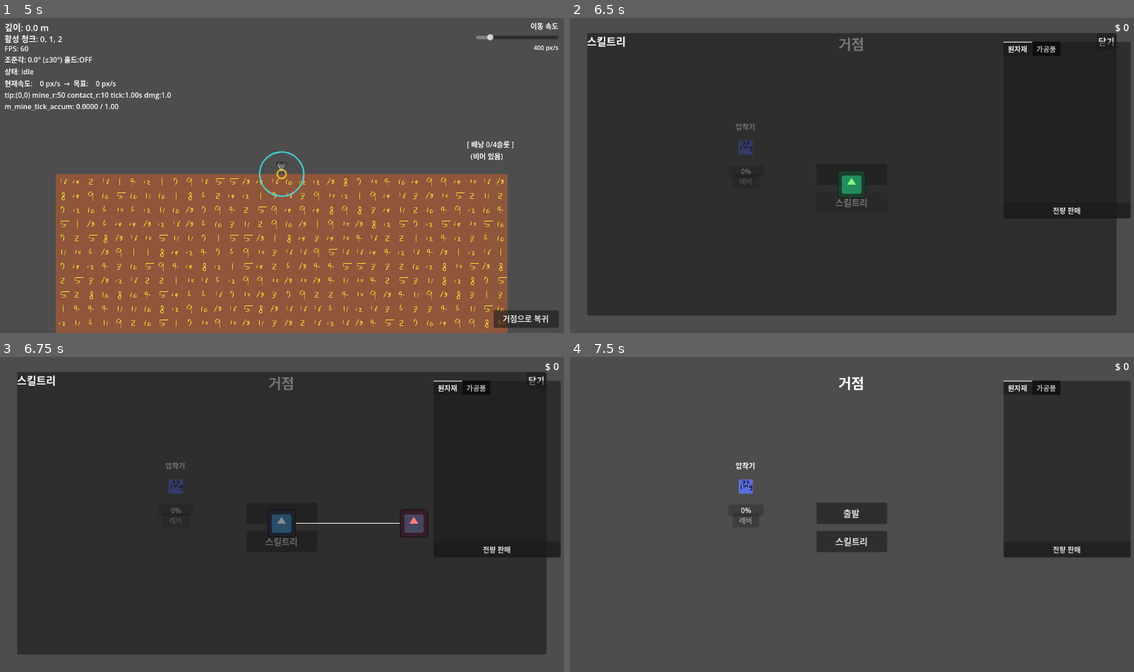
Above: before the commit, frames 1-4 (two rows, left to right).
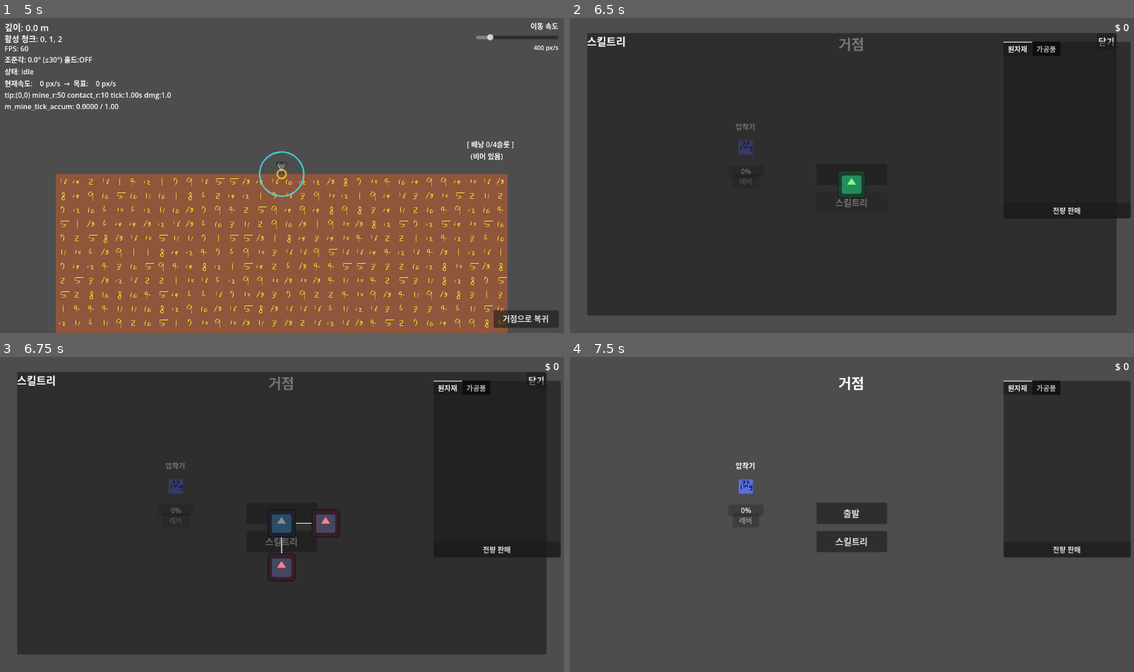
Above: after the commit, the same moments.

Repository: illwsion/Dig-Down-the-Planet
Game: Godot game, scene res://scenes/GameRoot.tscn
Same seed, same stepped clock (60 frames per second), same inputs: the game is played once before the commit and once after it. The engine's default icon, where the game draws it, is replaced by a stand-in: a white triangle on a blue panel in a dark square.
Inputs (mouse positions are in pixels of both pictures, inside the frame that each line leads up to):
- Up to frame 1 (5 s): click "출발" at 0.5 s; click "거점으로 복귀" at 1.25 s; click "스킬트리" at 2 s; click "닫기" at 2.75 s; click "전량 판매" at 3.5 s; click "출발" at 4.25 s
- Up to frame 2 (6.5 s): click "거점으로 복귀" at 5 s; click "스킬트리" at 5.75 s
- Up to frame 3 (6.75 s): click (282, 523) at 6.5 s
- Up to frame 4 (7.5 s): click "닫기" at 7.25 s

Frames 1-2 are identical in both runs. In frame 3, 0.8% of the frame differs, in the area x 47-76%, y 48-72%; in frame 4, nothing differs.

Commit message:
feat: drill 스킬 적용 구현

Diff:
--- /dev/null
+++ b/autoload/StatSystem.gd
@@ -0,0 +1,57 @@
+extends Node
+
+## 스킬 효과를 게임플레이 수치에 반영하는 중간 계층.
+## 각 스탯의 기본값(base)을 보관하고, GameState.learned_skills를 기반으로
+## 모든 스킬 보너스를 합산한 최종값을 제공한다.
+##
+## 최종값 = 기본값 + Σ(value_per_level × current_level)  [해당 stat_id 스킬 효과 전체 합산]
+
+## { stat_id: StringName → base: float }
+## Drill.gd._ready() 이전(Hub 화면)에도 툴팁이 올바른 수치를 보여줄 수 있도록
+## Drill.gd의 @export 기본값과 동일한 값으로 미리 선언해둔다.
+var m_bases: Dictionary = {}
+
+## SkillDatabase.load_all() 결과 캐시. get_final() 최초 호출 시 lazy load.
+var m_skill_defs: Array[SkillDef] = []
+var m_skill_defs_loaded: bool = false
+
+
+func get_final(_stat_id: StringName) -> float:
+	_ensure_skill_defs_loaded()
+	var base: float = m_bases.get(_stat_id, 0.0)
+	var bonus: float = 0.0
+	for skillDef in m_skill_defs:
+		var level: int = GameState.learned_skills.get(skillDef.id, 0)
+		if level <= 0:
+			continue
+		for effect in skillDef.effects:
+			if effect.stat_id == _stat_id:
+				bonus += effect.value_per_level * level
+	return base + bonus
+
+
+## Drill._ready()에서 호출. 인스펙터 설정값으로 하드코딩 기본값을 덮어씌운다.
+func register_base(_stat_id: StringName, _value: float) -> void:
+	m_bases[_stat_id] = _value
+
+
+func _ensure_skill_defs_loaded() -> void:
+	if m_skill_defs_loaded:
+		return
+	m_skill_defs = SkillDatabase.load_all()
+	m_skill_defs_loaded = true
+
+
+func _ready() -> void:
+	m_bases = {
+		&"mine_damage_per_tick":     1.0,
+		&"mine_radius":              50.0,
+		&"mine_contact_radius":      10.0,
+		&"mine_tick_interval":       1.0,
+		&"move_speed_max":           400.0,
+		&"move_acceleration":        400.0,
+		&"aim_angle_limit_deg":      30.0,
+		&"aim_turn_max_deg_per_sec": 54.0,
+		&"fuel_max":                 100.0,
+		&"fuel_drain_per_second":    5.0,
+	}
--- a/project.godot
+++ b/project.godot
@@ -19,6 +19,7 @@
 
 GameState="*res://autoload/GameState.gd"
 ItemDatabase="*uid://pu7yyw7dhdcr"
+StatSystem="*res://autoload/StatSystem.gd"
 
 [display]
 
--- a/resources/skills/skill_database.csv
+++ b/resources/skills/skill_database.csv
@@ -1,3 +1,4 @@
 id,display_name,description,max_level,dollar_cost_base,dollar_cost_growth,ore_id,ore_amount_base,ore_amount_growth,effect_1_stat,effect_1_value,effect_2_stat,effect_2_value,effect_3_stat,effect_3_value,prerequisites,unlocks,pos_x,pos_y
-drill_basic,드릴 기본,드릴을 처음 얻는다.,1,0,0,,0,0,,,,,,,,drill_damage,0,0
-drill_damage,드릴 세기 업그레이드,드릴의 채굴 대미지를 높인다.,3,1,1,,0,0,mine_damage_per_tick,1,,,,,drill_basic,,300,0
+drill_basic,드릴 기본,드릴을 처음 얻는다.,1,0,0,,0,0,,,,,,,,drill_damage;drill_speed,0,0
+drill_damage,드릴 세기 업그레이드,드릴의 채굴 대미지를 높인다.,3,1,1,,0,0,mine_damage_per_tick,1,,,,,drill_basic,,100,0
+drill_speed,드릴 속도 업그레이드,드릴의 최대 속도를 높인다.,3,1,1,,0,0,move_speed_max,2,,,,,drill_basic,,0,100
--- a/scenes/hub/Hub.gd
+++ b/scenes/hub/Hub.gd
@@ -20,6 +20,7 @@
 	m_skill_tree_button.pressed.connect(_on_skill_tree_button_pressed)
 	m_close_button.pressed.connect(_on_close_button_pressed)
 	m_inventory_panel.dollars_changed.connect(update_dollars_label)
+	GameState.dollars_changed.connect(update_dollars_label)
 	m_inventory_panel.refresh()
 	update_dollars_label()
 
--- a/scripts/player/Drill.gd
+++ b/scripts/player/Drill.gd
@@ -95,6 +95,20 @@
 	m_collision_shape.shape = poly
 	fuel = fuel_max
 	_sync_rotation_from_aim()
+	_register_stats()
+
+
+func _register_stats() -> void:
+	StatSystem.register_base(&"mine_damage_per_tick",    mine_damage_per_tick)
+	StatSystem.register_base(&"mine_radius",              mine_radius)
+	StatSystem.register_base(&"mine_contact_radius",      mine_contact_radius)
+	StatSystem.register_base(&"mine_tick_interval",       mine_tick_interval)
+	StatSystem.register_base(&"move_speed_max",           move_speed_max)
+	StatSystem.register_base(&"move_acceleration",        move_acceleration)
+	StatSystem.register_base(&"aim_angle_limit_deg",      aim_angle_limit_deg)
+	StatSystem.register_base(&"aim_turn_max_deg_per_sec", aim_turn_max_deg_per_sec)
+	StatSystem.register_base(&"fuel_max",                 fuel_max)
+	StatSystem.register_base(&"fuel_drain_per_second",    fuel_drain_per_second)
 
 
 func _physics_process(delta: float) -> void:
@@ -153,10 +167,15 @@
 	var world: Node = get_parent().get_node_or_null("World") if get_parent() else null
 	if world == null or not world.has_method("apply_mine_damage_at_world"):
 		return
+	var tickInterval := maxf(StatSystem.get_final(&"mine_tick_interval"), 0.05)
 	m_mine_tick_accum += delta
-	while m_mine_tick_accum >= mine_tick_interval:
-		m_mine_tick_accum -= mine_tick_interval
-		world.apply_mine_damage_at_world(get_tip_global_position(), mine_radius, mine_damage_per_tick)
+	while m_mine_tick_accum >= tickInterval:
+		m_mine_tick_accum -= tickInterval
+		world.apply_mine_damage_at_world(
+			get_tip_global_position(),
+			StatSystem.get_final(&"mine_radius"),
+			StatSystem.get_final(&"mine_damage_per_tick")
+		)
 
 
 func _update_drill_status() -> void:
@@ -165,7 +184,7 @@
 		return
 	var world: Node = get_parent().get_node_or_null("World") if get_parent() else null
 	if world != null and world.has_method("has_mineable_tile_in_circle"):
-		if world.has_mineable_tile_in_circle(get_tip_global_position(), mine_contact_radius):
+		if world.has_mineable_tile_in_circle(get_tip_global_position(), StatSystem.get_final(&"mine_contact_radius")):
 			drill_status = DrillStatus.DIGGING
 			return
 	drill_status = DrillStatus.MOVING
--- a/scripts/ui/skill_tree/SkillTooltip.gd
+++ b/scripts/ui/skill_tree/SkillTooltip.gd
@@ -68,14 +68,14 @@
 	m_max_level_label.visible = false
 
 	for effect in _skillDef.effects:
-		var currentBonus := effect.value_per_level * _currentLevel
-		var nextBonus := effect.value_per_level * (_currentLevel + 1)
+		var currentFinal := StatSystem.get_final(effect.stat_id)
+		var nextFinal    := currentFinal + effect.value_per_level
 		var row := Label.new()
 		row.add_theme_font_size_override("font_size", 13)
-		row.text = "%s  +%s → +%s" % [
+		row.text = "%s  %s → %s" % [
 			effect.stat_id,
-			_format_number(currentBonus),
-			_format_number(nextBonus)
+			_format_number(currentFinal),
+			_format_number(nextFinal)
 		]
 		m_effects_box.add_child(row)
 
Not shown, added: autoload/StatSystem.gd.uid
Not shown, added: SKILL_SYSTEM_INGAME_PLAN.md
Not shown, added: resources/skills/SKILL_REFERENCE.md
